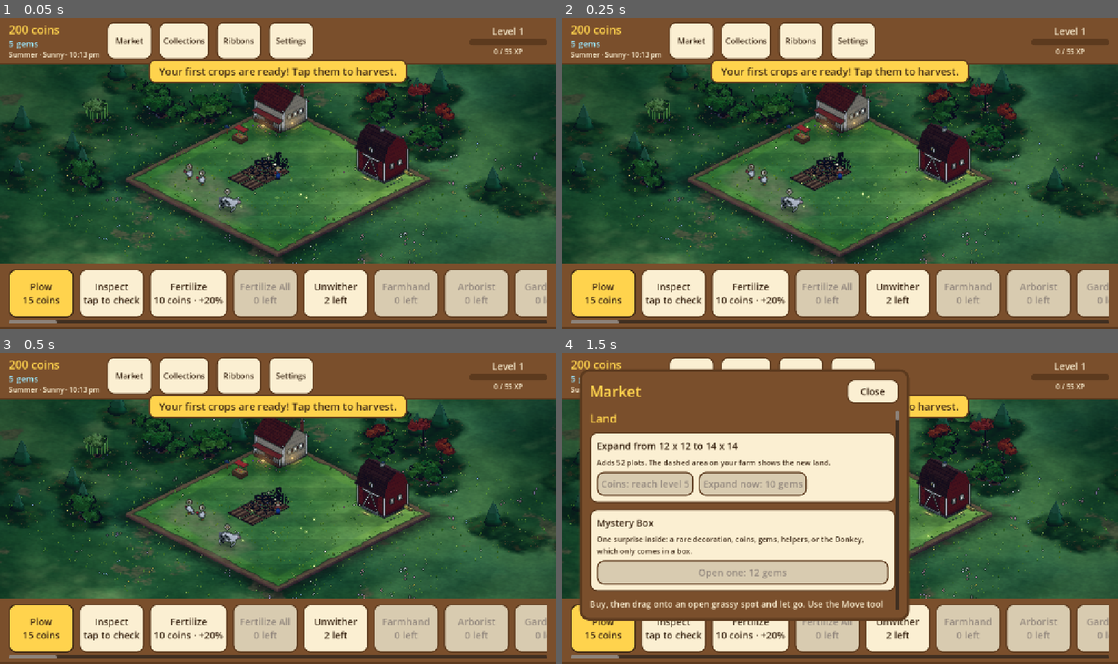
Above: before the commit, frames 1-4 (two rows, left to right).
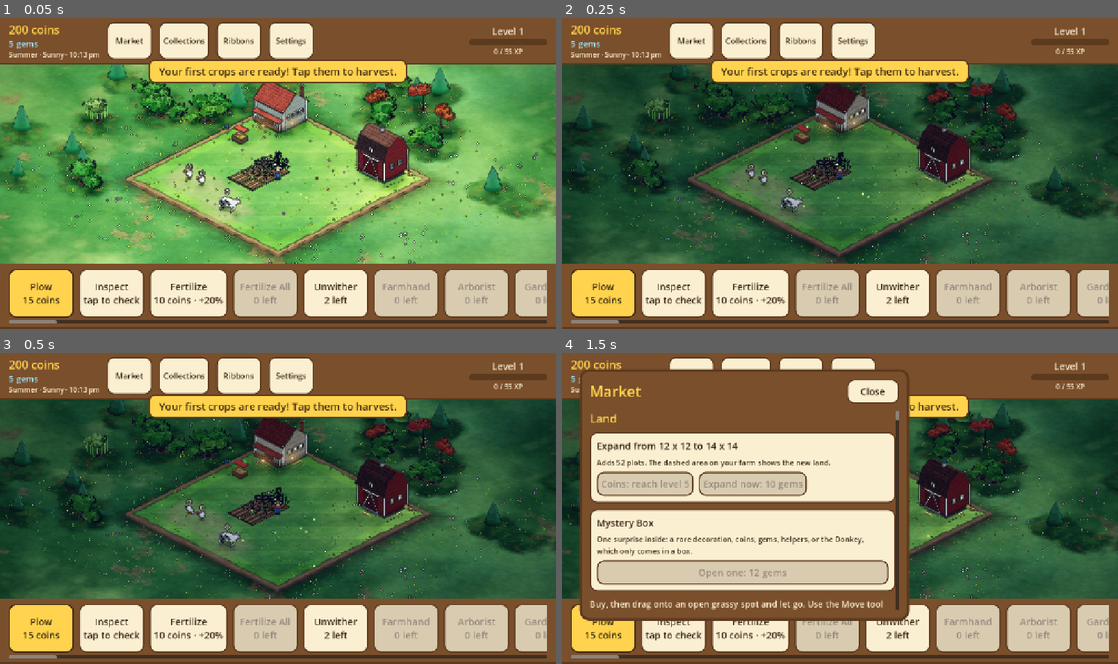
Above: after the commit, the same moments.

Repository: aniket-patra-1998/farm-game
Game: Godot game, scene res://scenes/main.tscn
The game is run twice, just before and just after one commit, with the same random seed, the same clock (stepped at 60 frames per second) and the same inputs.
Inputs:
- Up to frame 1 (0.05 s): no input
- Up to frame 2 (0.25 s): no input
- Up to frame 3 (0.5 s): no input
- Up to frame 4 (1.5 s): click "Market" at 0.5 s; click "Collections" at 1.25 s

The runs differ from the first frame. In frame 1, 59% of the frame differs, in the area x 0-100%, y 14-80%; in frame 2, nothing differs; in frame 3, nothing differs; in frame 4, nothing differs.

Commit message:
Perf: cache a building's fill description; the 3D sun and window glow update ten times a second
Co-Authored-By: Claude Sonnet 5.5 <noreply@anthropic.com>
Claude-Session: https://claude.ai/code/session_014fNSr1LTa4ZmUtF6K6voar

Diff:
--- a/scripts/main.gd
+++ b/scripts/main.gd
@@ -8,8 +8,10 @@
 const INK := 0.6   # the dark outline drawn round things (grade.gdshader), 0 off: FarmVille's inked look
 const MAX_ZOOM_FACTOR := 3.5 # how far you can zoom in, relative to the whole-farm view
 const WHEEL_STEP := 1.1
+const DAYLIGHT_EVERY := 0.1   # seconds between updates of the 3D sun, sky light and window glow
 
 var grid: FarmGrid
+var _since_daylight := 1.0   # (starts due, so the first frame is lit)
 var camera: FarmCamera
 var hud: FarmHud
 var sky: SkyLayer
@@ -136,8 +138,11 @@
 	var l: Color = look["light"]
 	l = l.lerp(Color(l.v, l.v, l.v), float(w["desat"]) * 0.5).darkened(float(w["dim"]))
 	if world_3d != null:
-		world_3d.set_daylight(hour, w)
-		ModelKit.set_window_glow(dark)
+		_since_daylight += _delta
+		if _since_daylight >= DAYLIGHT_EVERY:   # the sun moves slowly: ten times a second is smooth
+			_since_daylight = 0.0
+			world_3d.set_daylight(hour, w)
+			ModelKit.set_window_glow(dark)
 	else:
 		light.color = l
 	sky.weather = w
--- a/scripts/world3d/building_fill.gd
+++ b/scripts/world3d/building_fill.gd
@@ -15,7 +15,7 @@
 const LOD_FAR_SHOWN := 3
 const LOD_MARGIN := 1.12      # hysteresis: zooming back in must pass the line by this much
 const RESIDENTS := 14         # the most animals out in a yard at once (a full building)
-const MIN_GROUP := 3           # a stocked yard shows at least this many (when that many are inside): never a lone animal
+const MIN_GROUP := 3           # a stocked yard shows at least this many (if that many are in): never a lone one
 const MAX_KINDS := 5          # the most different kinds a home shows (FarmVille showed up to five)
 const SPOT_GAP := 0.34        # tiles between places an animal can stand
 const CROWD_FULL_DETAIL := 6.0   # members in one orchard or garden built at full detail; more share that budget
@@ -85,7 +85,7 @@
 		return false
 	return (not (def as BuildingDef).holds().is_empty()
 		or str((def as BuildingDef).data.get("holds_kind", "")) in PLANT_KINDS
-		or BuildingModel.spec(str(o["id"]), Game.level_of(o)).get("fill", {}).has("stock"))
+		or BuildingModel.fill_of(str(o["id"]), Game.level_of(o)).has("stock"))
 
 
 ## Places in the yard where an animal (or a tree) can stand: a grid over the footprint, inside the fence,
--- a/scripts/world3d/building_model.gd
+++ b/scripts/world3d/building_model.gd
@@ -31,6 +31,7 @@
 	"mud": Color("#6e5236")}
 
 static var _data := {}
+static var _fills := {}   # fill_of, by "id|level"
 
 
 ## How a building is built at a size (`level`, 1 the smallest): its own description over the defaults,
@@ -55,6 +56,15 @@
 		rest.erase("features")
 		_lay_on(out, rest)
 	return out
+
+
+## What a building's model says about its fill (see BuildingFill): cached, since it is asked for every sync.
+## Read-only: callers must not change it.
+static func fill_of(id: String, level := 1) -> Dictionary:
+	var key := "%s|%d" % [id, level]
+	if not _fills.has(key):
+		_fills[key] = spec(id, level).get("fill", {})
+	return _fills[key]
 
 
 ## The sizes a building has changes for (2, 3...), from its description (tests check them).
